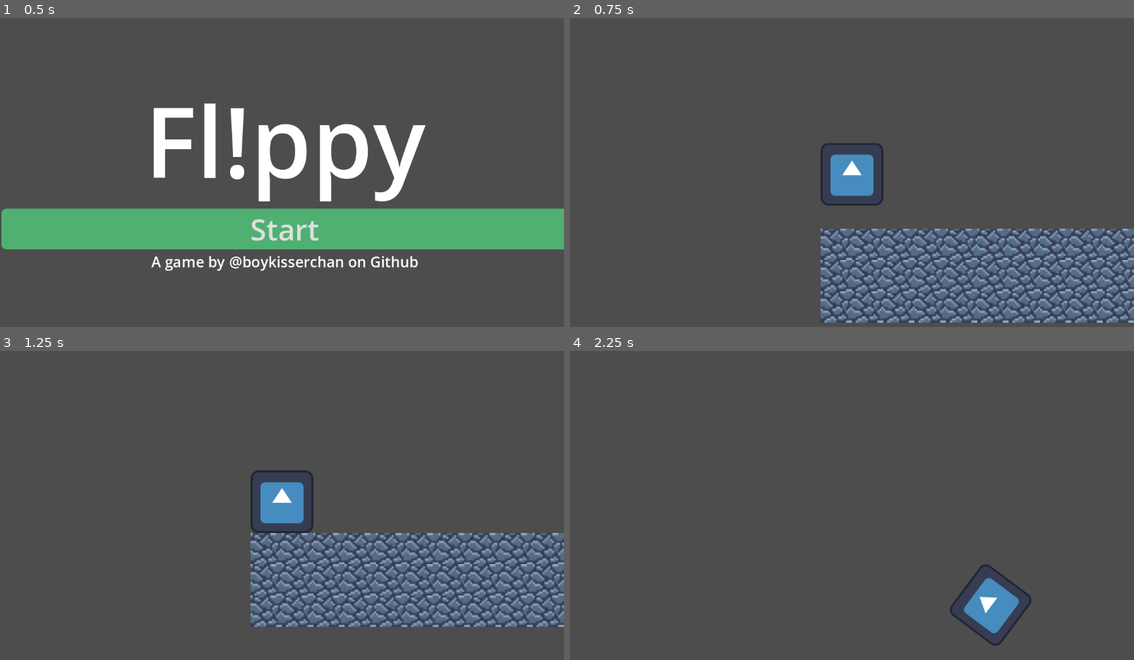
Above: before the commit, frames 1-4 (two rows, left to right).
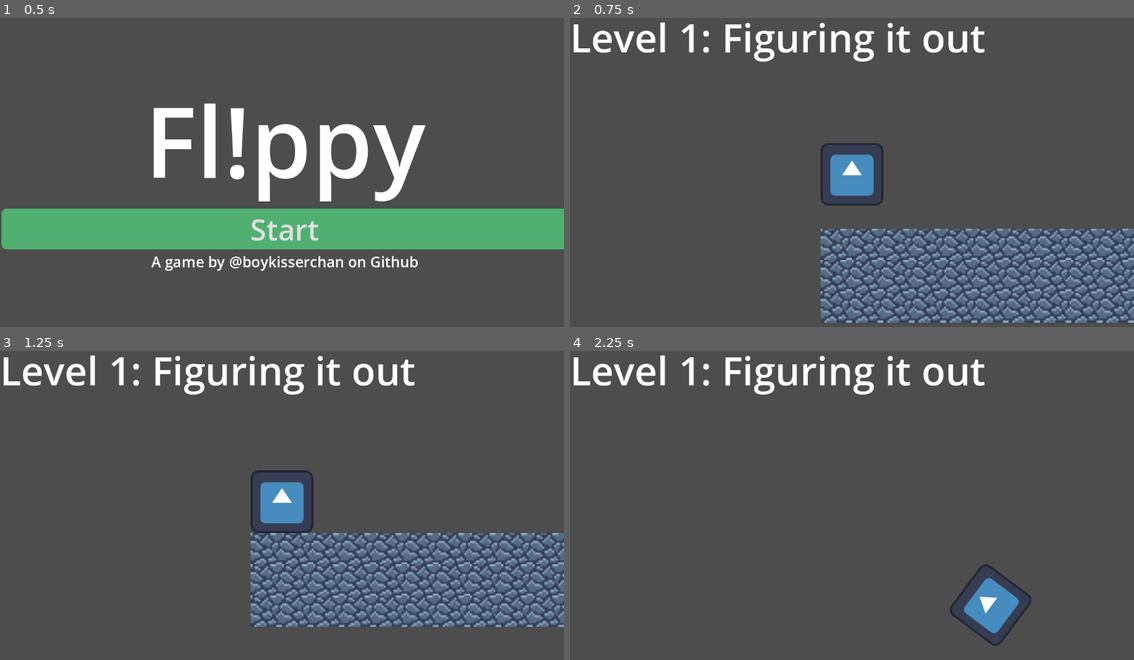
Above: after the commit, the same moments.

Repository: boykisserchan/Flippy
Game: Godot game, scene res://main_menu.tscn
Same seed, same stepped clock (60 frames per second), same inputs: the game is played once before the commit and once after it. The engine's default icon, where the game draws it, is replaced by a stand-in: a white triangle on a blue panel in a dark square.
Inputs:
- Up to frame 1 (0.5 s): no input
- Up to frame 2 (0.75 s): click "Start" at 0.5 s
- Up to frame 3 (1.25 s): no input
- Up to frame 4 (2.25 s): tap Enter at 1.25 s; tap Space at 2 s

Frame 1 is identical in both runs. In frame 2, 2.4% of the frame differs, in the area x 0-74%, y 1-15%; in frame 3, 2.4%; in frame 4, 2.4%.

Commit message:
export v0.0.1 w/ two levels and add level title

Diff:
--- a/Game.tscn
+++ b/Game.tscn
@@ -39,7 +39,8 @@
 func next_level():
 	current_level += 1
 	if current_level > LEVEL_COUNT:
-		current_level = 1
+		get_tree().change_scene_to_file(\"res://main_menu.tscn\")
+		return
 	load_current_level()
 "
 
--- a/levels/L1.tscn
+++ b/levels/L1.tscn
@@ -63,6 +63,14 @@
 
 [node name="Node" type="Node"]
 
+[node name="CanvasLayer" type="CanvasLayer" parent="."]
+
+[node name="Label" type="Label" parent="CanvasLayer"]
+offset_right = 170.0
+offset_bottom = 23.0
+theme_override_font_sizes/font_size = 80
+text = "Level 1: Figuring it out"
+
 [node name="TileMapLayer" type="TileMapLayer" parent="."]
 tile_map_data = PackedByteArray("AAD//wEAAQAAAAAAAAD//wIAAQAAAAAAAAD//wMAAQAAAAAAAAAAAAEAAQAAAAAAAAAAAAIAAQAAAAAAAAAAAA …(3712 unchanged characters)…
 tile_set = SubResource("TileSet_0odxb")
--- a/levels/L2.tscn
+++ b/levels/L2.tscn
@@ -63,6 +63,14 @@
 
 [node name="Node" type="Node"]
 
+[node name="CanvasLayer" type="CanvasLayer" parent="."]
+
+[node name="Label" type="Label" parent="CanvasLayer"]
+offset_right = 170.0
+offset_bottom = 23.0
+theme_override_font_sizes/font_size = 80
+text = "Level 2: Trust Fall"
+
 [node name="FinishFlag" parent="." instance=ExtResource("1_qcegm")]
 position = Vector2(946, 450)
 
--- a/project.godot
+++ b/project.godot
@@ -14,10 +14,6 @@
 run/main_scene="uid://cpdxhgxom7bt6"
 config/features=PackedStringArray("4.4", "GL Compatibility")
 config/icon="res://icon.svg"
-
-[autoload]
-
-GameManager="*res://scripts/GameManager.gd"
 
 [editor_plugins]
 
Not shown, added: export_presets.cfg
Not shown, changed: .DS_Store
Not shown, added: exports/Archive.zip
Not shown, added: exports/index.apple-touch-icon.png
Not shown, added: exports/index.audio.position.worklet.js
Not shown, added: exports/index.audio.worklet.js
Not shown, added: exports/index.html
Not shown, added: exports/index.icon.png
Not shown, added: exports/index.js
Not shown, added: exports/index.pck
Not shown, added: exports/index.png
Not shown, added: exports/index.wasm
(and 1 more such lines)
